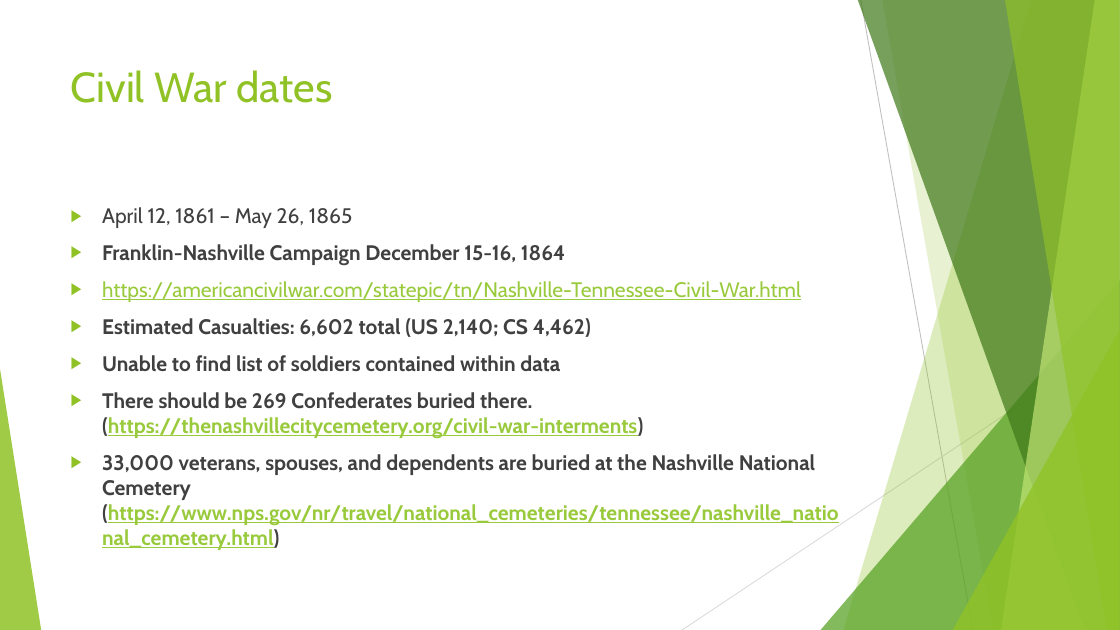
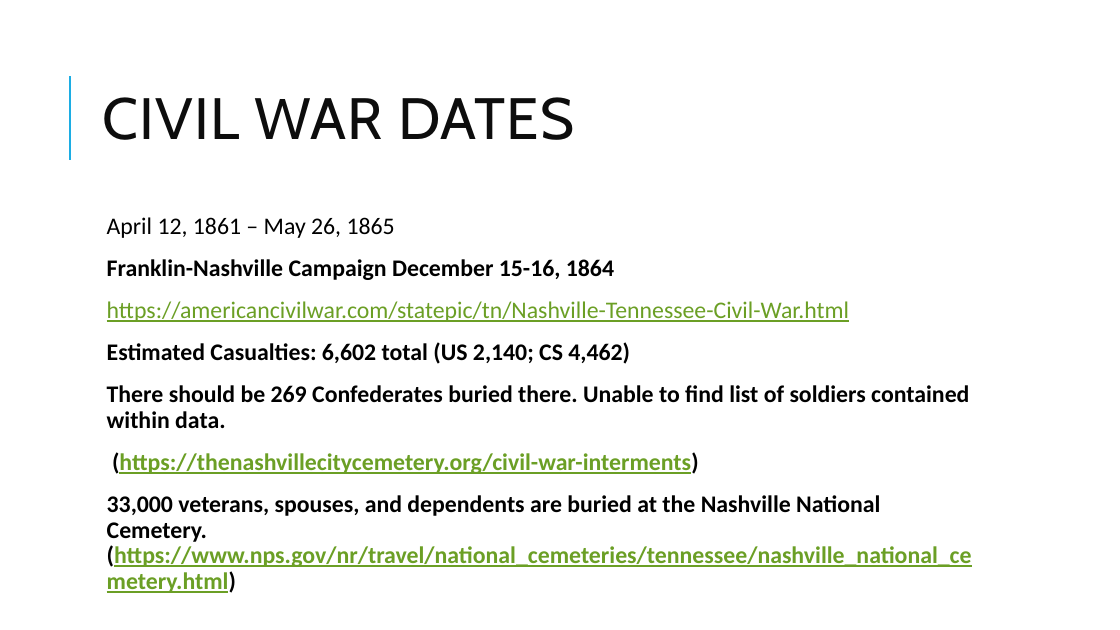
Before and after one commit to NSS-Data-Analytics-Cohort-9/city_cemetery-volunteercjt, a slide deck: slide 3 of data/city_cemetery_presentation.pptx. Drawn at 1120x630 pixels with LibreOffice and Linux fonts; fonts in the diff are those of the drawing. Boxes give left, top, right and bottom in pixels: in the first picture for what was removed or moved away, otherwise in the second. Text is boxed around its words. In the diff, an @@ line names an element or a change of style, - is before the commit and + after.

```diff
--- a/data/city_cemetery_presentation.pptx
+++ b/data/city_cemetery_presentation.pptx
@@ title "CIVIL WAR DATES" at [102, 97, 574, 140]: vertical alignment top to middle @@
@@ line added from (70, 160) to (70, 76), #1CADE4 1.5 pt @@
@@ title at [102, 97, 574, 140]: text changed; size 36 to 50 pt; text colour #90C226 to #0D0D0D @@
-Civil War dates
+CIVIL WAR DATES
@@ text "April 12, 1861 – May ...": place and size @@
-text "April 12, 1861 – May ..." at [102, 207, 839, 550]
+text "April 12, 1861 – May ..." at [107, 217, 972, 593]
@@ text at [107, 217, 849, 364]: size 18 to 20.4 pt, font Cabin to Calibri in "April 12, 1861 – May 26, 1865", "Franklin-Nashville Campaign December 15-16, 1864", "https://americancivilwar.com/statepic/tn/Nashville-Tennessee ...", "Estimated Casualties: 6,602 total (US 2,140; CS ..."; text colour #404040 to #000000 in "April 12, 1861 – May 26, 1865", "Franklin-Nashville Campaign December 15-16, 1864", "Estimated Casualties: 6,602 total (US 2,140; CS ..."; text colour #99CA3C to #6B9F25 in "https://americancivilwar.com/statepic/tn/Nashville-Tennessee ..."; bullet ▶ to  ; line spacing 1 to 0.9; more space between paragraphs; bullet colour #90C226 to #1CADE4 @@
@@ group removed at [0, 0, 1120, 630]: 5 freeform shapes, 3 triangles, 2 lines @@
@@ text at [107, 385, 972, 593]: text changed; size 18 to 20.4 pt; font Cabin to Calibri; text colour #404040 to #000000 @@
-▶ Unable to find list of soldiers contained within data
-▶ There should be 269 Confederates buried there. (https://thenashvillecitycemetery.org/civil-war-interments)
-▶ 33,000 veterans, spouses, and dependents are buried at the Nashville National Cemetery (https://www.nps.gov/nr/travel/national_cemeteries/tennessee/nashville_national_cemetery.html)
+  There should be 269 Confederates buried there. Unable to find list of soldiers contained within data.
+  (https://thenashvillecitycemetery.org/civil-war-interments)
+  33,000 veterans, spouses, and dependents are buried at the Nashville National Cemetery. (https://www.nps.gov/nr/travel/national_cemeteries/tennessee/nashville_national_cemetery.html)
```
Also in this commit, not shown: 3 other slides changed, 2 slides added, 1 slide removed, 1 other file.
